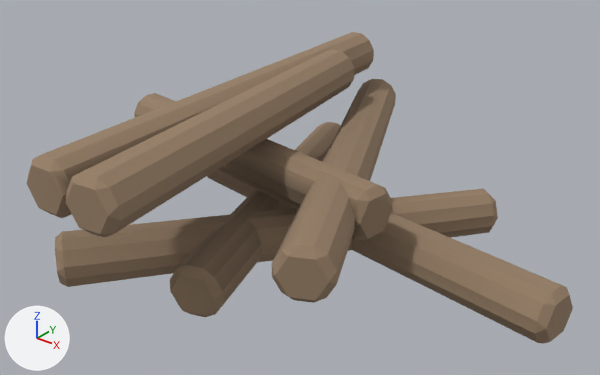
One commit to the glTF model assets/models/p_firewood.glb: the scene before it, then after it.
The view is the same before and after, from a 50 mm camera at (0.852, -1.033, 0.741) aimed at (0.084, -0.073, 0.146). Every picture has the same lights, and +X, +Y and +Z are marked at lower left. The picture after the commit comes second.

The first picture shows 'firewood'.
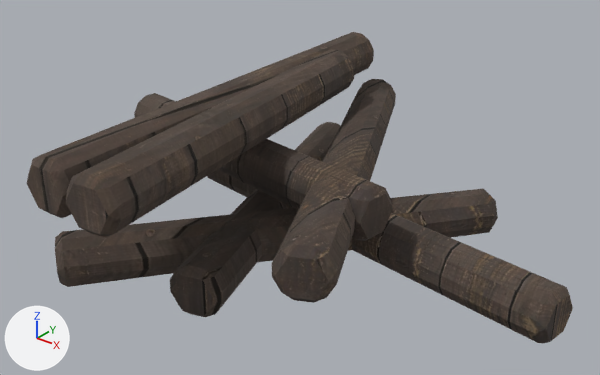
Boxes [x1, y1, x2, y2] around the edits, measured in the pictures (600 x 375 px):
'firewood', surface changed (darker): [27, 32, 573, 344] in both

The change, as a list of edits to the scene's bpy script:
```text
Add img_t_wood_d:
    img_t_wood_d = load_image('t_wood_d', '_unpacked/t_wood_d', 1024, 1024, 'sRGB')
Change mat_firewood:
    where n2 = _N.new('ShaderNodeMix'); n2.name = 'Mix'
    remove n2.inputs[7].default_value = (0.32, 0.22, 0.14, 1.0)  # 'B', brown #998169
    add n4 = _N.new('ShaderNodeTexImage'); n4.name = 'Image Texture'
    add n4.image = img_t_wood_d
    where n3 = _N.new('ShaderNodeVertexColor'); n3.name = 'Color Attribute'
    remove _L.new(n3.outputs[0], n2.inputs[6])  # 'Color' to 'A'
    add _L.new(n3.outputs[0], n2.inputs[7])  # 'Color' to 'B'
    add _L.new(n4.outputs[0], n2.inputs[6])  # 'Color' to 'A'
```
